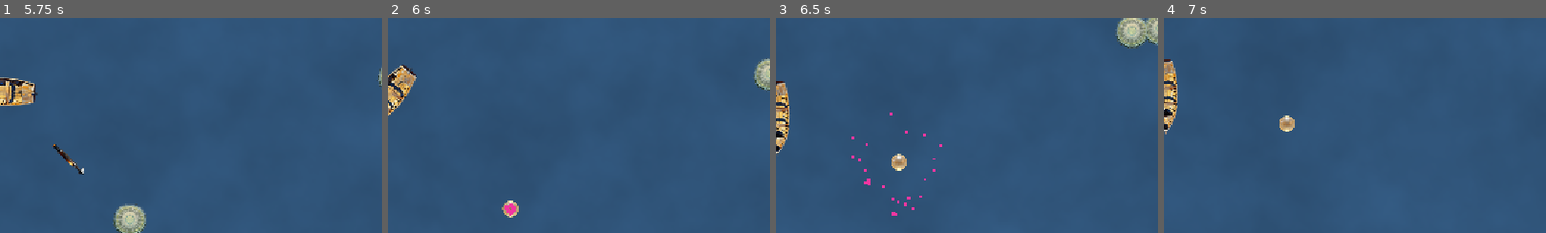
Above: before the commit, frames 1-4 (left to right).
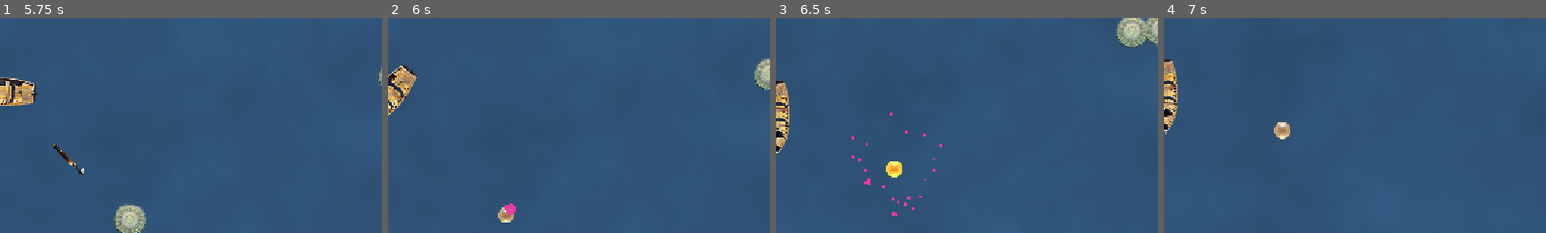
Above: after the commit, the same moments.

Repository: stap1/SCIM
Game: Godot game, scene res://scenes/MainMenu.tscn
The game is run twice, just before and just after one commit, with the same random seed, the same clock (stepped at 60 frames per second) and the same inputs.
Inputs (mouse positions are % of the whole screen's width and height, from its top left):
- Up to frame 1 (5.75 s): click "Start" at 0.5 s; tap Enter at 1.25 s; move the mouse to (72, 45) at 1.27 s; hold D (move_right) 1.28-2 s; hold Shift 1.28-2 s; click (72, 45) at 1.42 s; drag from (30, 55) to (53, 50) at 2.02 s; move the mouse to (60, 28) at 2.77 s; hold D (move_right) 2.78-3.5 s; tap Ctrl at 2.85 s; drag from (45, 70) to (20, 35) at 3.52 s; move the mouse to (80, 65) at 4.27 s; hold A (move_left) 4.28-5 s; tap Alt at 4.35 s; drag from (20, 35) to (35, 25) at 5.02 s
- Up to frame 2 (6 s): move the mouse to (55, 50) at 5.77 s; hold S (move_down) from 5.78 s (still down); hold Shift from 5.78 s (still down); click (55, 50) at 5.92 s
- Up to frame 3 (6.5 s): keep holding S (move_down); keep holding Shift
- Up to frame 4 (7 s): release S (move_down) at 6.5 s; release Shift at 6.5 s; drag from (35, 25) to (50, 56) at 6.52 s
The pictures show only the part of the screen within x 50-100%, y 33-83%; the shares and areas given below are measured in that part.

Frame 1 is identical in both runs. In frame 2, 0.3% of the frame differs, in the area x 28-35%, y 84-96%; in frame 3, 0.4%, in the area x 28-35%, y 63-75%; in frame 4, 0.4%.

Commit message:
feat(xp): model 1 orb=1XP + grube orby bossa + cap + satysfakcjonujace zbieranie
- 1 orb = 1 XP: wrog zrzuca xp_value orbow po 1 XP rozrzuconych (XP_ORB_SCATTER_RADIUS);
  boss = grube orby (XP_ORB_BOSS_COUNT x VALUE), wieksze wizualnie (XP_ORB_FAT_SCALE).
- Cap XP_ORB_MAX_ON_SCREEN: nadmiar oddaje XP wprost (nie porzuca nagrody, chroni FPS).
- Zlota aura (golden_aura.gd, Tween modulate+scale, stop()) na orbie i desce; respektuje
  reduce_flashing (wariant statyczny).
- Zbieranie: is_collected od razu, aura.stop(), XP od razu, wsiakanie do gracza (Tween),
  blysk PickupFx (autoload) - combo (czas rzeczywisty) skaluje iskry + pitch dzwieku.
- AudioManager.play_sfx_pitched (+reset pitch w play_sfx). HUD: puls paska XP (throttle),
  mocniejszy na awansie. pickup_burst.tscn (CPUParticles2D zlote iskry, auto-free).
- test_orb_cap.gd: rozrzut + cap. GUT 277/277, smoke czysty.

Co-Authored-By: Claude Opus 4.8 <noreply@anthropic.com>

Diff:
--- a/project.godot
+++ b/project.godot
@@ -26,6 +26,7 @@
 SettingsStore="*res://scripts/globals/settings_store.gd"
 Upgrades="*res://scripts/systems/upgrades.gd"
 AudioManager="*res://scripts/systems/audio_manager.gd"
+PickupFx="*res://scripts/systems/pickup_fx.gd"
 
 [display]
 
--- /dev/null
+++ b/scenes/fx/pickup_burst.tscn
@@ -0,0 +1,19 @@
+[gd_scene load_steps=2 format=3]
+
+[ext_resource type="Script" path="res://scripts/systems/pickup_burst.gd" id="1_pb"]
+
+[node name="PickupBurst" type="CPUParticles2D"]
+z_index = 6
+emitting = true
+amount = 10
+one_shot = true
+lifetime = 0.5
+explosiveness = 1.0
+spread = 180.0
+gravity = Vector2(0, 0)
+initial_velocity_min = 40.0
+initial_velocity_max = 90.0
+scale_amount_min = 2.0
+scale_amount_max = 4.0
+color = Color(1, 0.85, 0.35, 1)
+script = ExtResource("1_pb")
--- a/scenes/heal_plank.tscn
+++ b/scenes/heal_plank.tscn
@@ -1,7 +1,8 @@
-[gd_scene load_steps=4 format=3]
+[gd_scene load_steps=5 format=3]
 
 [ext_resource type="Script" path="res://scripts/systems/heal_plank.gd" id="1_heal"]
 [ext_resource type="Texture2D" uid="uid://cy36kdduwktug" path="res://assets/heal_plank.png" id="2_plank"]
+[ext_resource type="Script" path="res://scripts/systems/golden_aura.gd" id="3_aura"]
 
 [sub_resource type="RectangleShape2D" id="RectangleShape2D_plank"]
 size = Vector2(56, 24)
@@ -17,3 +18,8 @@
 
 [node name="CollisionShape2D" type="CollisionShape2D" parent="."]
 shape = SubResource("RectangleShape2D_plank")
+
+[node name="GoldenAura" type="Node" parent="."]
+script = ExtResource("3_aura")
+glow_color = Color(1.4, 1.2, 0.7, 1)
+glow_period = 1.6
--- a/scenes/xp_orb.tscn
+++ b/scenes/xp_orb.tscn
@@ -1,7 +1,8 @@
-[gd_scene load_steps=4 format=3]
+[gd_scene load_steps=5 format=3]
 
 [ext_resource type="Script" path="res://scripts/systems/xp_orb.gd" id="1_xp"]
 [ext_resource type="Texture2D" uid="uid://c6nhv1ejuin7p" path="res://assets/xp_orb.png" id="2_tex"]
+[ext_resource type="Script" path="res://scripts/systems/golden_aura.gd" id="3_aura"]
 
 [sub_resource type="CircleShape2D" id="CircleShape2D_orb"]
 radius = 10.0
@@ -17,3 +18,6 @@
 
 [node name="CollisionShape2D" type="CollisionShape2D" parent="."]
 shape = SubResource("CircleShape2D_orb")
+
+[node name="GoldenAura" type="Node" parent="."]
+script = ExtResource("3_aura")
--- a/scripts/globals/game_config.gd
+++ b/scripts/globals/game_config.gd
@@ -96,6 +96,19 @@
 const XP_MAGNET_RANGE: float = 120.0
 # Po tylu sekundach aktywnej gry niezebrany orb znika (audyt P0.1).
 const XP_ORB_LIFETIME: float = 12.0
+# Model 1 orb = 1 XP (FAZA 6): wrog zrzuca xp_value orbow po 1 XP, rozrzuconych w promieniu.
+# Cap chroni FPS - po przekroczeniu nadmiar oddaje XP wprost (gracz nie traci nagrody).
+const XP_ORB_SCATTER_RADIUS: float = 28.0
+const XP_ORB_MAX_ON_SCREEN: int = 120
+# Boss: kilka "grubych" orbow (hybryda) - count x value (~12 XP), kazdy wiekszy wizualnie.
+const XP_ORB_BOSS_COUNT: int = 4
+const XP_ORB_BOSS_VALUE: int = 3
+const XP_ORB_FAT_SCALE: float = 1.6
+# Zbieranie: czas wsiakania orba do gracza; combo (seria w czasie) -> sila blysku + pitch.
+const XP_ORB_ABSORB_TIME: float = 0.18
+const XP_COMBO_RESET_TIME: float = 0.6
+const XP_COMBO_MAX: int = 12
+const XP_COMBO_PITCH_STEP: float = 0.04
 
 # --- Progresja ---
 # Maksymalny poziom gracza = wiek Ernesta Hemingwaya w chwili smierci.
--- a/scripts/systems/audio_manager.gd
+++ b/scripts/systems/audio_manager.gd
@@ -12,6 +12,8 @@
 	# Uwaga: brak klucza "game_over" - ekran porazki gra muzyke (music_gameover.ogg), nie SFX.
 	"ui_click": "res://audio/sfx/ui_click.ogg",
 	"heal": "res://audio/sfx/heal.ogg",
+	# Zbieranie orba XP (combo zmienia pitch) - placeholder do czasu dedykowanego assetu.
+	"xp_pickup": "",
 }
 
 const SFX_POOL_SIZE := 16
@@ -91,6 +93,20 @@
 	var player := _sfx_players[_sfx_index]
 	_sfx_index = (_sfx_index + 1) % _sfx_players.size()
 	player.stream = stream
+	player.pitch_scale = 1.0  # reset po ewentualnym play_sfx_pitched (pula round-robin)
+	player.play()
+
+# Jak play_sfx, ale z zadanym pitch (combo orbow - rosnacy ton serii zbiorow).
+func play_sfx_pitched(sfx_name: String, pitch: float) -> void:
+	if not _sfx_streams.has(sfx_name):
+		return
+	var stream = _sfx_streams[sfx_name]
+	if stream == null:
+		return
+	var player := _sfx_players[_sfx_index]
+	_sfx_index = (_sfx_index + 1) % _sfx_players.size()
+	player.stream = stream
+	player.pitch_scale = maxf(0.01, pitch)
 	player.play()
 
 # Kontrola muzyki
--- a/scripts/systems/enemy_spawner.gd
+++ b/scripts/systems/enemy_spawner.gd
@@ -95,10 +95,25 @@
 	get_parent().add_child(burst)
 	burst.global_position = pos
 
-	var orb := XpOrbScene.instantiate()
-	orb.xp_value = xp_value # mocniejszy wrog = wartosciowszy orb
-	get_parent().add_child(orb)
-	orb.global_position = pos
+	# Model 1 orb = 1 XP: wrog wart xp_value zrzuca xp_value orbow po 1 XP, rozrzuconych.
+	_spawn_orbs(pos, xp_value, 1)
+
+# Spawnuje 'count' orbow po 'value_each' XP, rozrzuconych w promieniu wokol center.
+# Cap (XP_ORB_MAX_ON_SCREEN) chroni FPS: nadmiar oddaje XP wprost, nie tworzac wezla.
+func _spawn_orbs(center: Vector2, count: int, value_each: int) -> void:
+	for i in count:
+		if _orb_count() >= GameConfig.XP_ORB_MAX_ON_SCREEN:
+			GameState.add_xp(value_each)
+			continue
+		var orb := XpOrbScene.instantiate()
+		orb.xp_value = value_each
+		get_parent().add_child(orb)
+		var angle := randf() * TAU
+		var radius := sqrt(randf()) * GameConfig.XP_ORB_SCATTER_RADIUS
+		orb.global_position = center + Vector2(radius, 0.0).rotated(angle)
+
+func _orb_count() -> int:
+	return get_tree().get_nodes_in_group("xp_orbs").size()
 
 # --- Lecznicze deski ---
 
@@ -156,11 +171,8 @@
 	get_parent().add_child(burst)
 	burst.global_position = pos
 
-	# Boss zrzuca najwartosciowszy orb (oprocz gwarantowanego awansu nizej).
-	var orb := XpOrbScene.instantiate()
-	orb.xp_value = GameConfig.XP_ORB_MINIBOSS
-	get_parent().add_child(orb)
-	orb.global_position = pos
+	# Boss zrzuca kilka grubych orbow (hybryda count x value), oprocz gwarantowanego awansu nizej.
+	_spawn_orbs(pos, GameConfig.XP_ORB_BOSS_COUNT, GameConfig.XP_ORB_BOSS_VALUE)
 
 	# Gwarantowany awans (nagroda) - pokazuje ekran wyboru ulepszenia.
 	GameState.grant_level_up()
--- /dev/null
+++ b/scripts/systems/golden_aura.gd
@@ -0,0 +1,55 @@
+extends Node
+
+# Zlota aura zbieralnego obiektu: pulsujace rozjasnienie (modulate) + oddech (scale) Sprite'a
+# rodzica - dwa Tweeny o roznych okresach ("oddychajace swiatlo"). Tween, nie shader (dziesiatki
+# instancji). stop() zabija wlasne Tweeny i przywraca baze - konieczne, by aura nie walczyla
+# z animacja wsiakania w _collect. Respektuje reduce_flashing (wariant statyczny).
+
+@export var glow_color: Color = Color(1.5, 1.3, 0.6, 1.0)
+@export var glow_period: float = 1.1
+@export var scale_amount: float = 0.08
+@export var scale_period: float = 1.5
+
+var _sprite: Node2D
+var _base_modulate: Color
+var _base_scale: Vector2
+var _tweens: Array = []
+
+func _ready() -> void:
+	var parent := get_parent()
+	if parent == null:
+		return
+	_sprite = parent.get_node_or_null("Sprite2D")
+	if _sprite == null:
+		return
+	_base_modulate = _sprite.modulate
+	_base_scale = _sprite.scale
+	# Dostepnosc: bez migotania - statyczne lekkie rozjasnienie zamiast pulsu.
+	if not SettingsStore.should_flash(SettingsStore.reduce_flashing):
+		_sprite.modulate = _base_modulate.lerp(glow_color, 0.4)
+		return
+	_glow()
+	_breath()
+
+func _glow() -> void:
+	var h: float = glow_period * 0.5
+	var t := create_tween().set_loops()
+	t.tween_property(_sprite, "modulate", glow_color, h).set_trans(Tween.TRANS_SINE).set_ease(Tween.EASE_IN_OUT)
+	t.tween_property(_sprite, "modulate", _base_modulate, h).set_trans(Tween.TRANS_SINE).set_ease(Tween.EASE_IN_OUT)
+	_tweens.append(t)
+
+func _breath() -> void:
+	var h: float = scale_period * 0.5
+	var t := create_tween().set_loops()
+	t.tween_property(_sprite, "scale", _base_scale * (1.0 + scale_amount), h).set_trans(Tween.TRANS_SINE).set_ease(Tween.EASE_IN_OUT)
+	t.tween_property(_sprite, "scale", _base_scale, h).set_trans(Tween.TRANS_SINE).set_ease(Tween.EASE_IN_OUT)
+	_tweens.append(t)
+
+# Zabija aure (przed wsiakaniem orba). Bezpieczne do wielokrotnego wywolania.
+func stop() -> void:
+	for t in _tweens:
+		if t != null and t.is_valid():
+			t.kill()
+	_tweens.clear()
+	if _sprite != null:
+		_sprite.modulate = _base_modulate
--- /dev/null
+++ b/scripts/systems/pickup_burst.gd
@@ -0,0 +1,15 @@
+extends CPUParticles2D
+
+# Jednorazowy blysk zebrania orba XP (zlote iskry). Sam sie odpala (emitting=true, one_shot
+# w .tscn) i zwalnia po zyciu. set_intensity skaluje liczbe/rozmiar iskier z combo.
+
+func _ready() -> void:
+	await get_tree().create_timer(GameConfig.DEATH_BURST_LIFETIME).timeout
+	queue_free()
+
+# Skala efektu wg combo (seria zbiorow = mocniejszy blysk).
+func set_intensity(combo: int) -> void:
+	var f: float = 1.0 + clampf(float(combo) / float(GameConfig.XP_COMBO_MAX), 0.0, 1.0)
+	amount = maxi(4, int(float(amount) * f))
+	scale_amount_min *= f
+	scale_amount_max *= f
--- /dev/null
+++ b/scripts/systems/pickup_fx.gd
@@ -0,0 +1,40 @@
+extends Node
+
+# Autoload "PickupFx": efekt zbioru orba XP. Liczy combo (czas rzeczywisty - reset po
+# XP_COMBO_RESET_TIME), spawnuje jednorazowy blysk (CPUParticles2D auto-free, sila wg combo)
+# i gra dzwiek xp_pickup z rosnacym pitchem. Reset combo na nowa sesje.
+
+const PickupBurstScene := preload("res://scenes/fx/pickup_burst.tscn")
+
+var _combo: int = 0
+var _last_ms: int = 0
+
+func _ready() -> void:
+	GameState.session_reset.connect(_reset_combo)
+
+func _reset_combo() -> void:
+	_combo = 0
+	_last_ms = 0
+
+# Blysk + dzwiek w miejscu zebrania. parent = wezel, pod ktorym spawnowac burst (np. swiat gry).
+func flash_at(pos: Vector2, parent: Node) -> void:
+	var now := Time.get_ticks_msec()
+	if now - _last_ms <= int(GameConfig.XP_COMBO_RESET_TIME * 1000.0):
+		_combo = mini(_combo + 1, GameConfig.XP_COMBO_MAX)
+	else:
+		_combo = 0
+	_last_ms = now
+
+	if parent != null and is_instance_valid(parent):
+		var burst := PickupBurstScene.instantiate()
+		parent.add_child(burst)
+		burst.global_position = pos
+		if burst.has_method("set_intensity"):
+			burst.set_intensity(_combo)
+
+	var pitch: float = 1.0 + float(_combo) * GameConfig.XP_COMBO_PITCH_STEP
+	AudioManager.play_sfx_pitched("xp_pickup", pitch)
+
+# Tylko do testow/diagnostyki.
+func combo() -> int:
+	return _combo
--- a/scripts/systems/xp_orb.gd
+++ b/scripts/systems/xp_orb.gd
@@ -17,8 +17,14 @@
 var _player: Node2D = null
 
 func _ready() -> void:
+	add_to_group("xp_orbs")  # do liczenia capa orbow w spawnerze
 	# Upgrade resource_magnet zwieksza zasieg zbierania nowo powstalych orbow.
 	magnet_range *= GameState.magnet_range_mult
+	# Gruby orb (bossa) jest wiekszy wizualnie. xp_value ustawiany przed add_child, wiec tu pewny.
+	if xp_value > 1:
+		var sprite := get_node_or_null("Sprite2D")
+		if sprite:
+			sprite.scale *= GameConfig.XP_ORB_FAT_SCALE
 
 func _physics_process(delta: float) -> void:
 	if is_collected:
@@ -48,9 +54,24 @@
 func _collect() -> void:
 	if is_collected:
 		return
-	is_collected = true
-	GameState.add_xp(xp_value)
-	queue_free()
+	is_collected = true              # natychmiast - guard przed podwojnym zebraniem
+	GameState.add_xp(xp_value)       # nagroda od razu (bez ryzyka utraty XP w trakcie animacji)
+	var aura := get_node_or_null("GoldenAura")
+	if aura != null and aura.has_method("stop"):
+		aura.stop()                  # aura nie moze walczyc z wsiakaniem
+	PickupFx.flash_at(global_position, get_parent())
+	_absorb_and_free()
+
+# Satysfakcjonujace wsiakanie: orb leci do gracza i kurczy sie, potem znika. XP juz przyznane.
+func _absorb_and_free() -> void:
+	var t := create_tween()
+	if _player != null and is_instance_valid(_player):
+		t.tween_property(self, "global_position", _player.global_position,
+			GameConfig.XP_ORB_ABSORB_TIME).set_trans(Tween.TRANS_BACK).set_ease(Tween.EASE_IN)
+	var sprite := get_node_or_null("Sprite2D")
+	if sprite != null:
+		t.parallel().tween_property(sprite, "scale", sprite.scale * 0.1, GameConfig.XP_ORB_ABSORB_TIME)
+	t.tween_callback(queue_free)
 
 # Niezebrany orb po uplywie lifetime - znika bez przyznania XP (is_collected jako guard "orb zniknal").
 func _despawn() -> void:
--- a/scripts/ui/hud.gd
+++ b/scripts/ui/hud.gd
@@ -86,12 +86,30 @@
 	if score_label:
 		score_label.text = "Wynik: " + str(new_score)
 
+var _last_pulse_ms: int = 0
+
 func _on_xp_changed(_new_xp: int) -> void:
 	_refresh_xp()
+	_pulse_xp_bar(1.06)
+
+# Krotki puls skali paska XP przy zdobyciu XP. Throttle (>50 ms), by przy wielu orbach
+# na raz nie migotal nerwowo. Pivot na srodku - skaluje sie "z srodka".
+func _pulse_xp_bar(amount: float) -> void:
+	if xp_bar == null:
+		return
+	var now := Time.get_ticks_msec()
+	if now - _last_pulse_ms < 50:
+		return
+	_last_pulse_ms = now
+	xp_bar.pivot_offset = xp_bar.size * 0.5
+	var t := create_tween()
+	t.tween_property(xp_bar, "scale", Vector2(amount, amount), 0.06).set_trans(Tween.TRANS_SINE)
+	t.tween_property(xp_bar, "scale", Vector2.ONE, 0.1).set_trans(Tween.TRANS_SINE)
 
 func _on_level_up(new_level: int) -> void:
 	_set_level(new_level)
 	_refresh_xp() # awans zmienia prog i zeruje xp - odswiez pasek
+	_pulse_xp_bar(1.15) # mocniejszy puls na awansie
 
 # Pasek XP czyta GameState (read-only): wartosc = xp, skala = prog biezacego poziomu.
 func _refresh_xp() -> void:
--- /dev/null
+++ b/test/test_orb_cap.gd
@@ -0,0 +1,33 @@
+extends GutTest
+
+# FAZA 6: model 1 orb=1XP - rozrzut wielu orbow + cap chroniacy FPS (nadmiar oddaje XP).
+
+const SpawnerScript := preload("res://scripts/systems/enemy_spawner.gd")
+
+var _root: Node2D
+
+func before_each() -> void:
+	GameState.reset()
+	_root = Node2D.new()
+	add_child_autofree(_root)
+
+func _make_spawner() -> Node:
+	var sp := Node.new()
+	sp.set_script(SpawnerScript)
+	_root.add_child(sp)  # spawner.get_parent() == _root -> tam ida orby
+	return sp
+
+func test_spawn_creates_value_orbs() -> void:
+	var sp := _make_spawner()
+	var before := get_tree().get_nodes_in_group("xp_orbs").size()
+	sp._spawn_orbs(Vector2.ZERO, 5, 1)
+	assert_eq(get_tree().get_nodes_in_group("xp_orbs").size() - before, 5, "5 orbow po 1 XP")
+
+func test_cap_blocks_new_nodes_and_grants_xp() -> void:
+	var sp := _make_spawner()
+	sp._spawn_orbs(Vector2.ZERO, GameConfig.XP_ORB_MAX_ON_SCREEN, 1)  # wypelnij do capa
+	var count_at_cap := get_tree().get_nodes_in_group("xp_orbs").size()
+	assert_eq(count_at_cap, GameConfig.XP_ORB_MAX_ON_SCREEN, "liczba orbow ograniczona capem")
+	sp._spawn_orbs(Vector2.ZERO, 1, 1)  # nadmiar
+	assert_eq(get_tree().get_nodes_in_group("xp_orbs").size(), count_at_cap, "cap: brak nowych wezlow")
+	assert_true(GameState.xp > 0 or GameState.level > 1, "nadmiar oddaje XP, nie porzuca nagrody")
